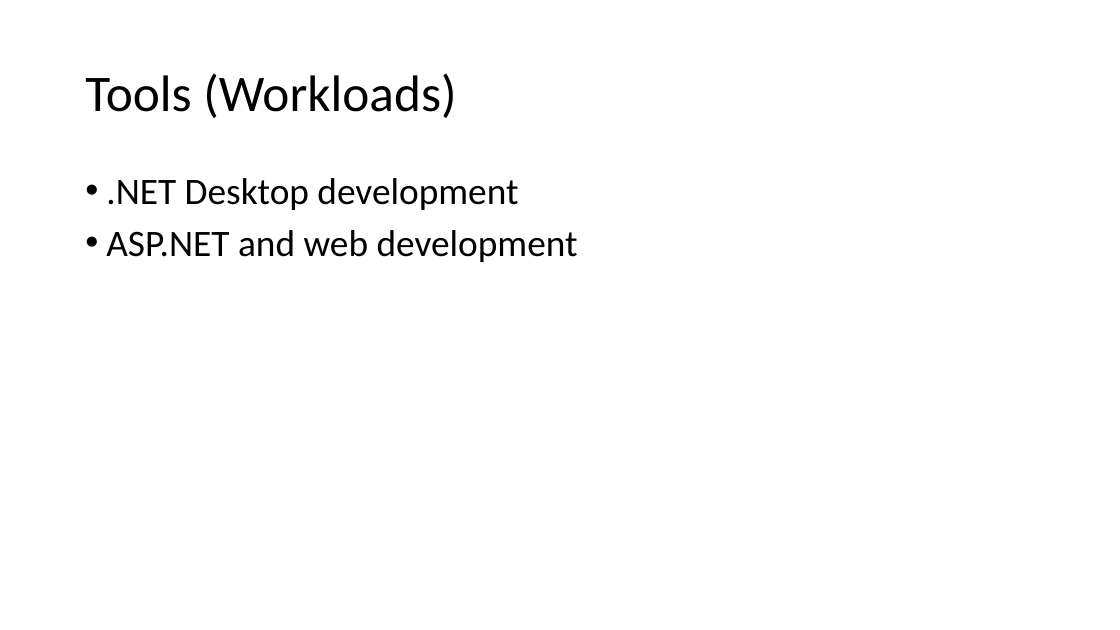
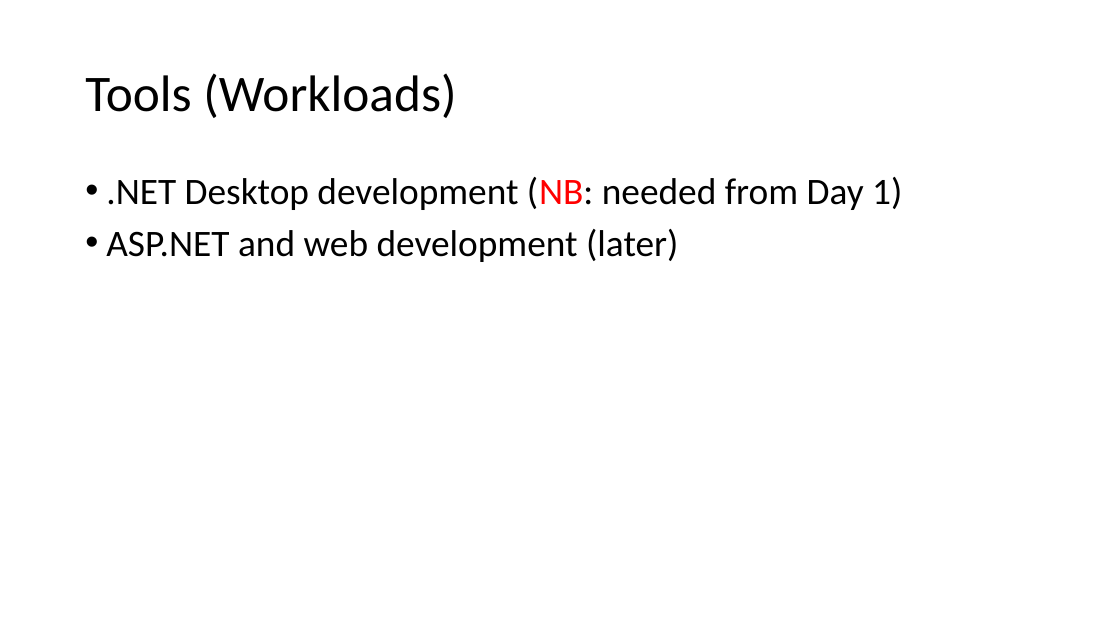
Before and after one commit to perslaursen/OOProg22, a slide deck: slide 6 of Chap/Start/Presentations/SoftwareTools.pptx. Drawn at 1120x630 pixels with LibreOffice and Linux fonts; fonts in the diff are those of the drawing. Boxes give left, top, right and bottom in pixels: in the first picture for what was removed or moved away, otherwise in the second. Text is boxed around its words. In the diff, an @@ line names an element or a change of style, - is before the commit and + after.

```diff
--- a/Chap/Start/Presentations/SoftwareTools.pptx
+++ b/Chap/Start/Presentations/SoftwareTools.pptx
@@ text at (106, 177, 902, 262): text changed @@
-• .NET Desktop development
-• ASP.NET and web development
+• .NET Desktop development (NB: needed from Day 1)
+• ASP.NET and web development (later)
```
Also in this commit, not shown: 1 other slide changed, 8 other files.
